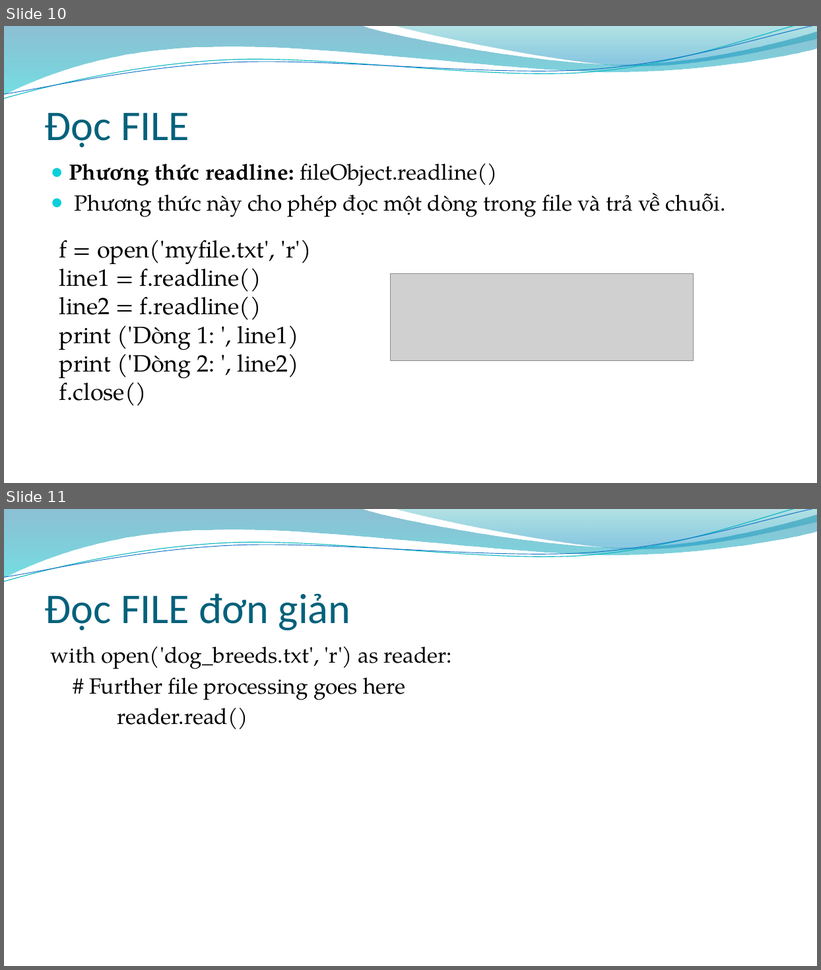
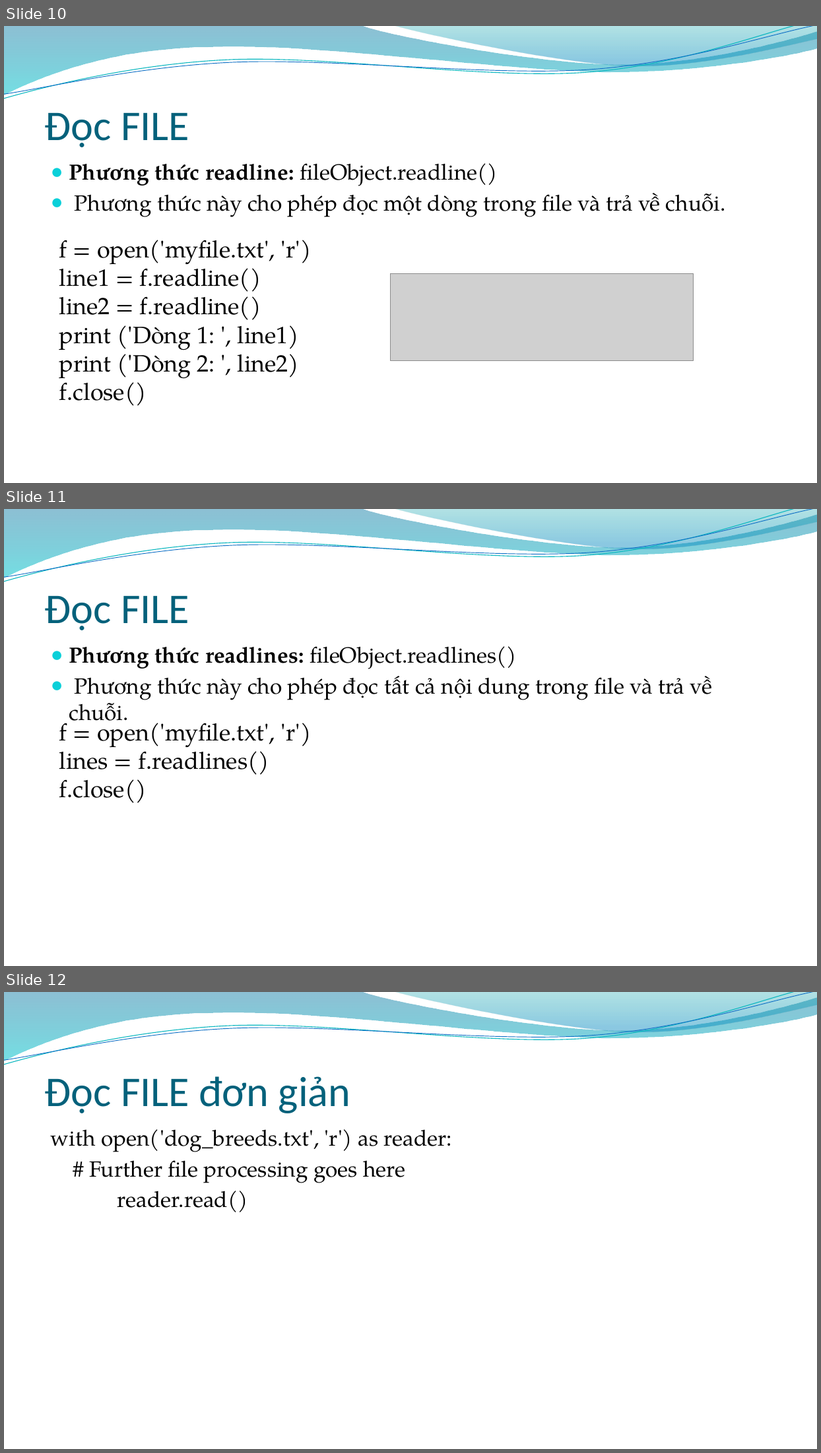
Before and after one commit to pynhatnghe/pynhatnghe.github.io, a slide deck: docs/Python_07_File.pptx. Shown one above the other, each under a label of ours: slides 10 and 11 before the commit, slides 10, 11 and 12 after it. The pictures are 821x970 and 821x1453 pixels, drawn with LibreOffice and Linux fonts; fonts in the diff are those of the drawing; grey boxes stand for pictures; background and template pictures are left out. Boxes give left, top, right and bottom in pixels: in the first picture for what was removed or moved away, otherwise in the second. Text is boxed around its words. In the diff, an @@ line names an element or a change of style, - is before the commit and + after.

```diff
--- a/docs/Python_07_File.pptx
+++ b/docs/Python_07_File.pptx
@@ slide 11 added at bbox=[4, 509, 817, 966], background picture (left out); not listed: 4 template elements that a slide beside it also shows @@
@@ title added at bbox=[45, 595, 189, 630], 50 pt, text #04617B @@
+Đọc FILE
@@ text added at bbox=[69, 646, 713, 721], 26 pt, text #000000 @@
+● Phương thức readlines: fileObject.readlines()
+● Phương thức này cho phép đọc tất cả nội dung trong file và trả về chuỗi.
@@ text added at bbox=[59, 716, 312, 803], 28 pt, text #000000 @@
+f = open('myfile.txt', 'r')
+lines = f.readlines()
+f.close()
@@ what was slide 11 is now slide 12 @@
```
Also in this commit, not shown: 8 other files.
